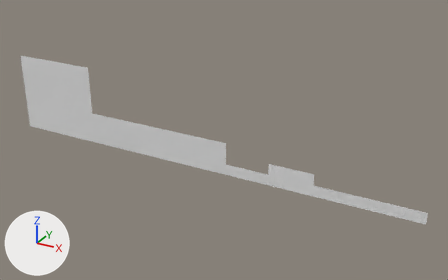
The OBJ model Assets/Tiled2Unity/Meshes/first_tilemap.obj as it was, and as the next commit left it.
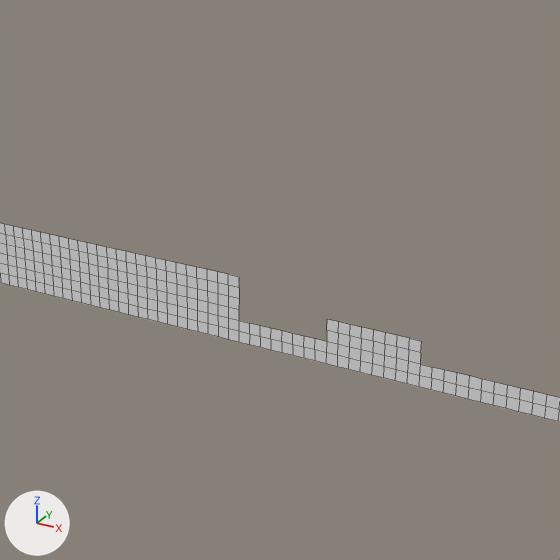
There are two pictures of each version: one whole from a 50 mm camera at (3.9, -27.1, 9.2) aimed at (-11.2, 0.4, -4.5), one close up on the part from 25% to 85% of the width and 4% to 100% of the height. Lighting does not change. The marker at lower left points along +X, +Y and +Z. The close-ups show mesh edges as thin lines. Where no turn or scale is listed for an object, it has been applied to the vertices.

The first close-up shows 'first_tilemap'.
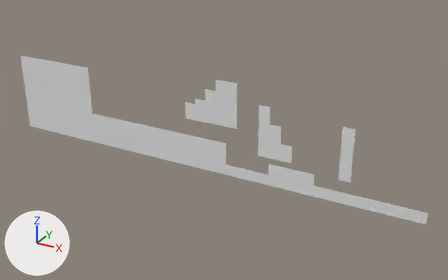
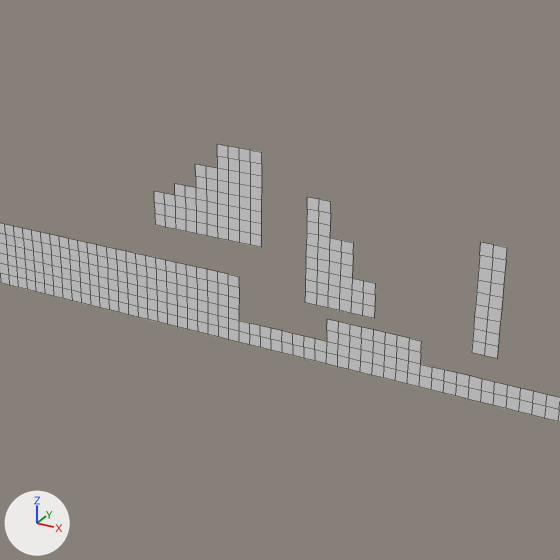
Changed parts and their boxes (x1, y1, x2, y2) in the close-ups (560 x 560 px):
'first_tilemap', reshaped: before (0, 223, 560, 422); after (0, 144, 560, 422)
part 1 of me_first_tilemap, added: after (154, 144, 262, 247)
part 2 of me_first_tilemap, added: after (305, 197, 376, 318)
part 3 of me_first_tilemap, added: after (472, 243, 507, 358)

The edits, one by one:
me_first_tilemap is used by ob_first_tilemap; location (0.0, 0.0, 0.0).
me_first_tilemap had 611 vertices, 513 faces and spanned x -25.6..0.0, y 0.0, z -6.4..-1.6.
me_first_tilemap now has 770 vertices, 625 faces and spans x -25.6..0.0, y 0.0, z -6.4..-1.0.
me_first_tilemap part 1: a new loose piece of 77 vertices spanning x -13.4..-10.2, y 0.0, z -3.5..-1.0.
me_first_tilemap part 2: a new loose piece of 52 vertices spanning x -9.0..-7.0, y 0.0, z -4.8..-1.9.
me_first_tilemap part 3: a new loose piece of 30 vertices spanning x -4.5..-3.8, y 0.0, z -5.1..-2.2.
